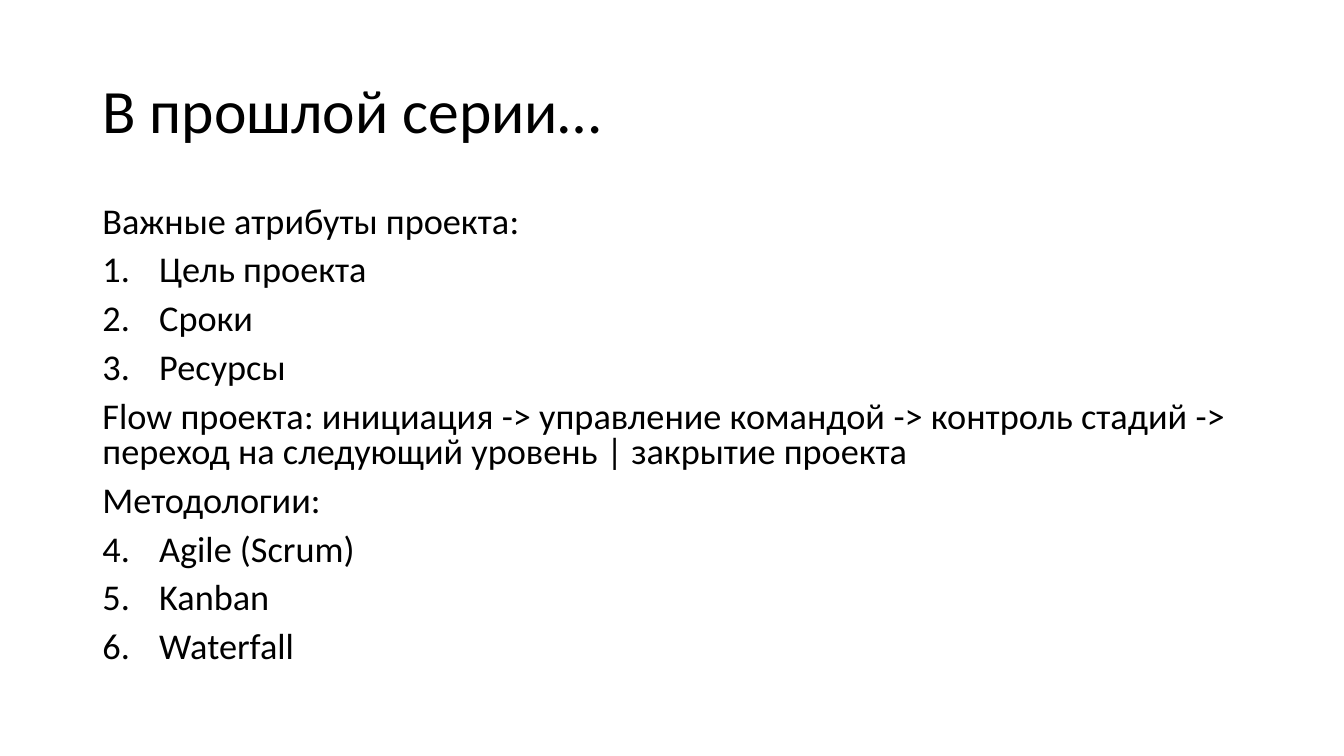
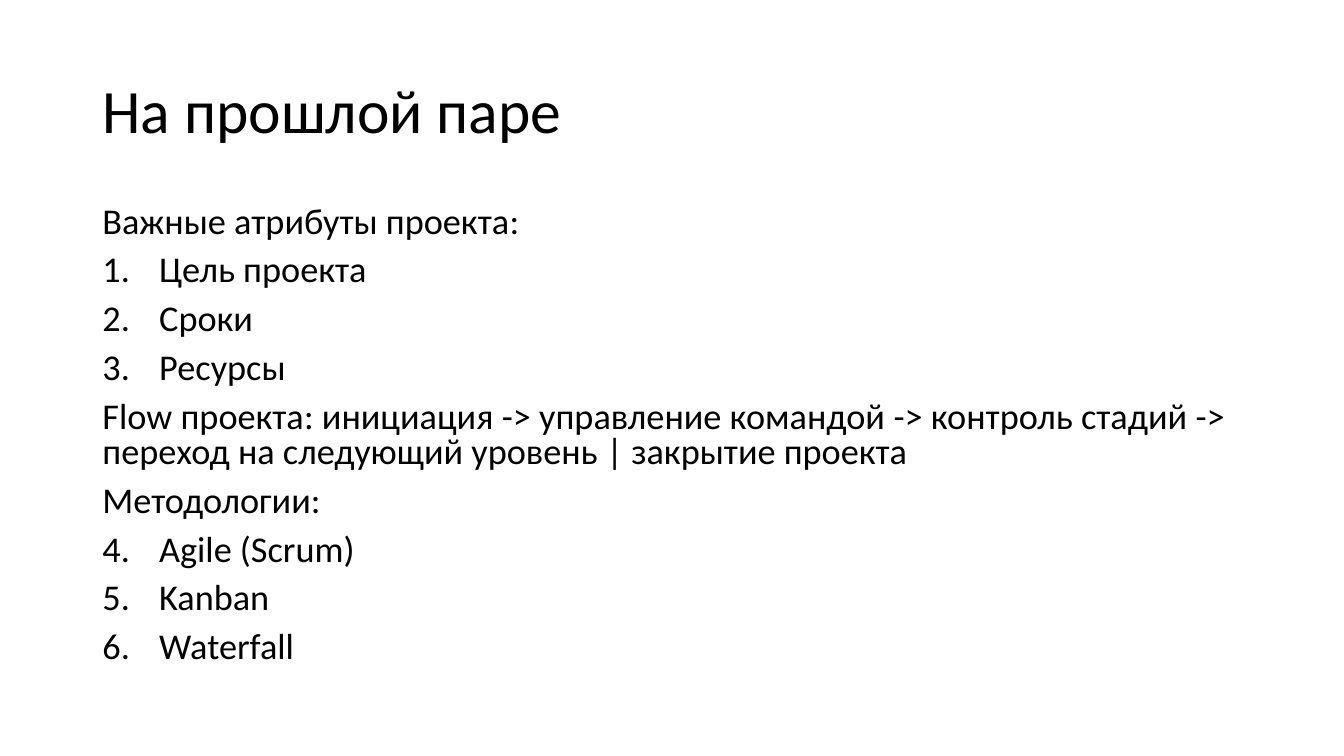
Before and after one commit to Letch49/project-management-vvsu-2026, a slide deck: slide 4 of lectures/Проектное управление 2.pptx (slide 3 before the commit). Drawn at 1344x756 pixels with LibreOffice and Linux fonts; fonts in the diff are those of the drawing. Boxes give left, top, right and bottom in pixels: in the first picture for what was removed or moved away, otherwise in the second. Text is boxed around its words. In the diff, an @@ line names an element or a change of style, - is before the commit and + after.

```diff
--- a/lectures/Проектное управление 2.pptx
+++ b/lectures/Проектное управление 2.pptx
@@ title at [102,91,561,143]: text changed @@
-В прошлой серии…
+На прошлой паре
```
Also in this commit, not shown: 1 other slide changed, 1 slide added.
